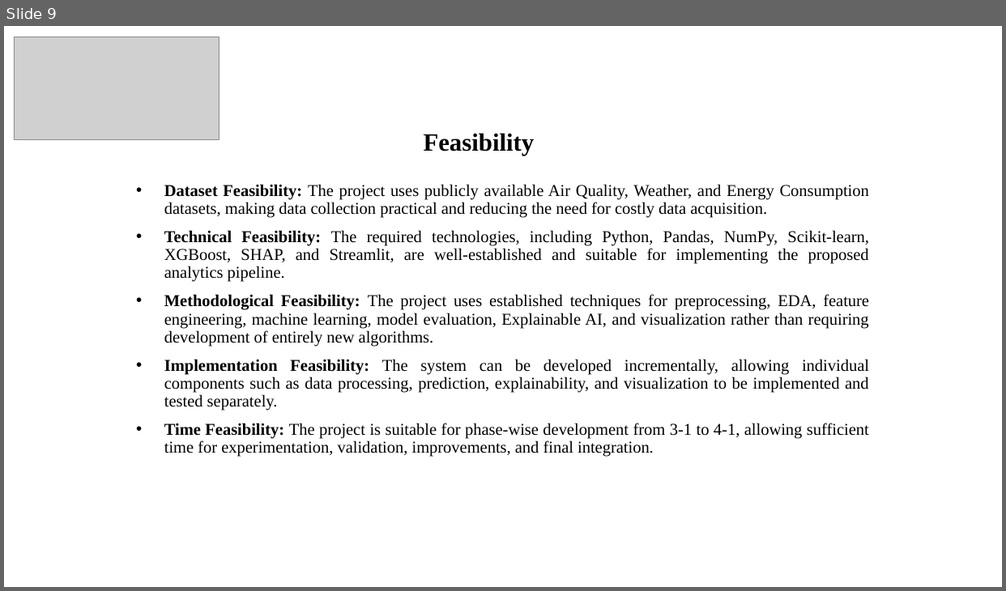
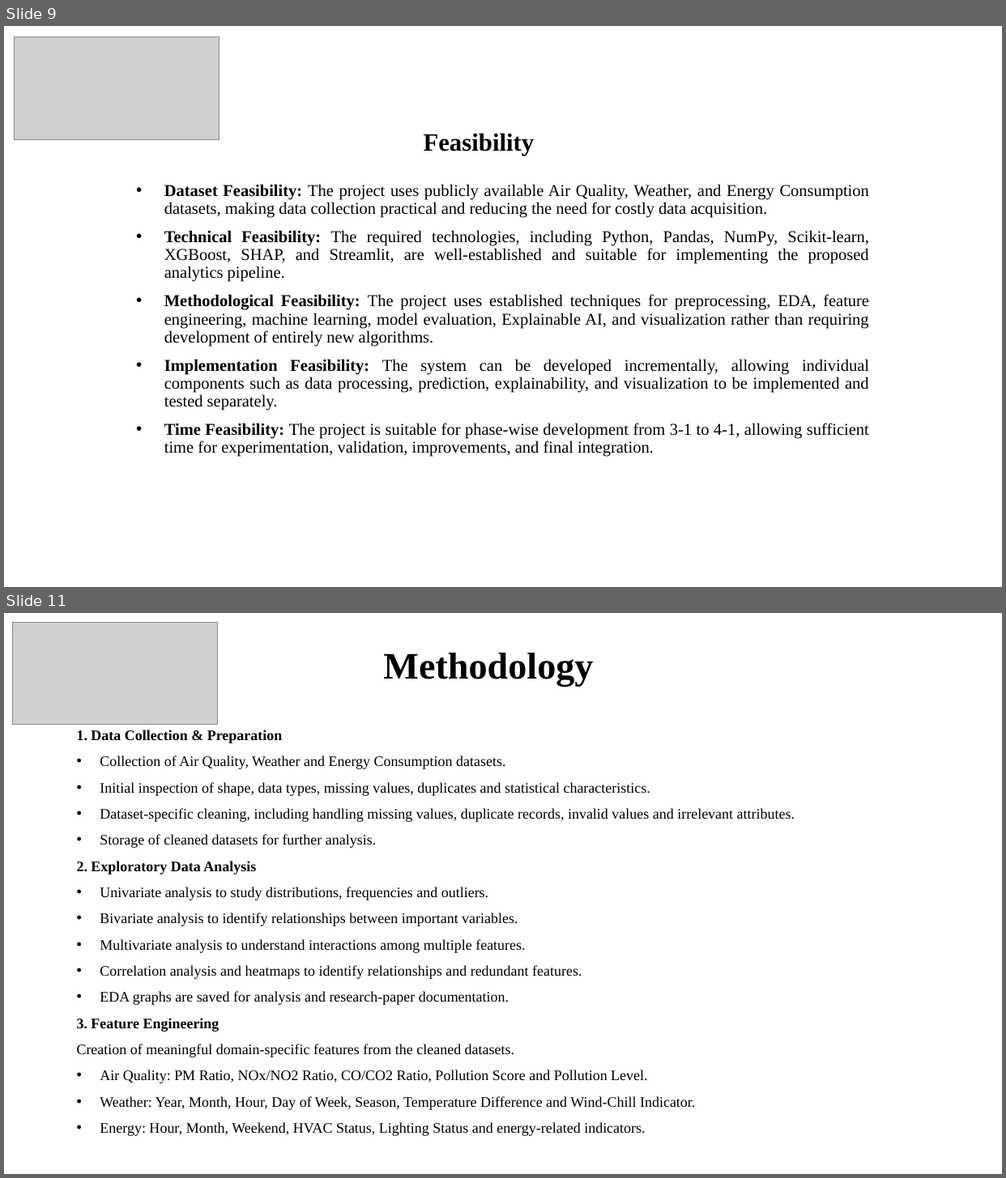
Before and after one commit to sharmi-pathi/KLH-CSE-2026-27-2420030042-Explainable-Data-Analytics-for-Sustainable-Smart-City-Applications, a slide deck: docs/Batch 4-DAV Project PPT.pptx. Shown one above the other, each under a label of ours: slide 9 before the commit, slides 9 and 11 after it; the slides between them are not shown. The pictures are 1006x591 and 1006x1178 pixels, drawn with LibreOffice and Linux fonts; fonts in the diff are those of the drawing; grey boxes stand for pictures. Boxes give left, top, right and bottom in pixels: in the first picture for what was removed or moved away, otherwise in the second. Text is boxed around its words. In the diff, an @@ line names an element or a change of style, - is before the commit and + after.

```diff
--- a/docs/Batch 4-DAV Project PPT.pptx
+++ b/docs/Batch 4-DAV Project PPT.pptx
@@ slide 11 added at <box>4,613,1002,1174</box>, background #FFFFFF @@
@@ picture added at <box>12,622,216,725</box> @@
@@ text added at <box>383,653,593,686</box>, 36 pt, text #000000, bold @@
+Methodology
@@ text added at <box>77,730,795,1136</box>, 14 pt, text #000000 @@
+1. Data Collection & Preparation
+• Collection of Air Quality, Weather and Energy Consumption datasets.
+• Initial inspection of shape, data types, missing values, duplicates and statistical characteristics.
+• Dataset-specific cleaning, including handling missing values, duplicate records, invalid values and irrelevant attributes.
+• Storage of cleaned datasets for further analysis.
+2. Exploratory Data Analysis
+• Univariate analysis to study distributions, frequencies and outliers.
+• Bivariate analysis to identify relationships between important variables.
+• Multivariate analysis to understand interactions among multiple features.
+• Correlation analysis and heatmaps to identify relationships and redundant features.
+• EDA graphs are saved for analysis and research-paper documentation.
+3. Feature Engineering
+Creation of meaningful domain-specific features from the cleaned datasets.
+• Air Quality: PM Ratio, NOx/NO2 Ratio, CO/CO2 Ratio, Pollution Score and Pollution Level.
+• Weather: Year, Month, Hour, Day of Week, Season, Temperature Difference and Wind-Chill Indicator.
+• Energy: Hour, Month, Weekend, HVAC Status, Lighting Status and energy-related indicators.
```
Also in this commit, not shown: 5 slides changed, 17 other slides added.
